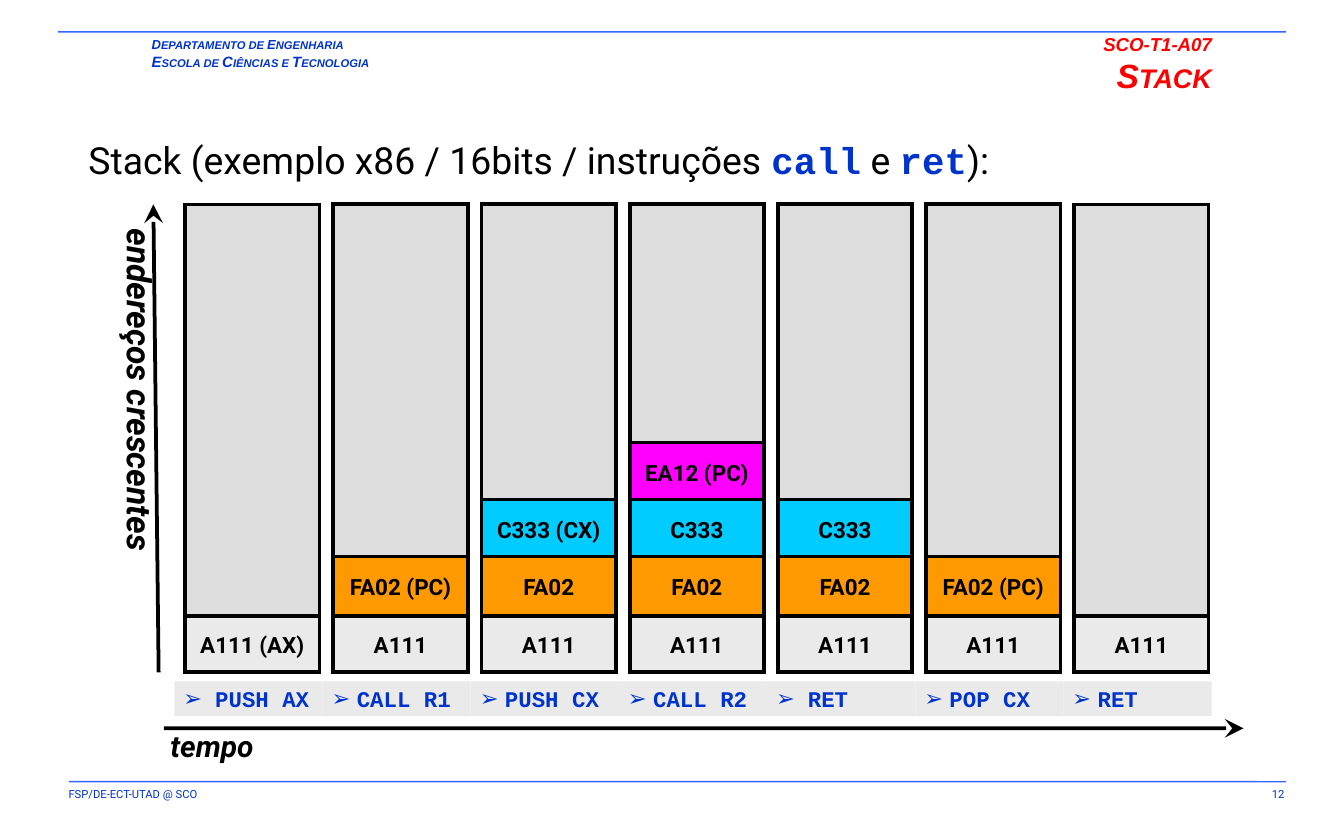
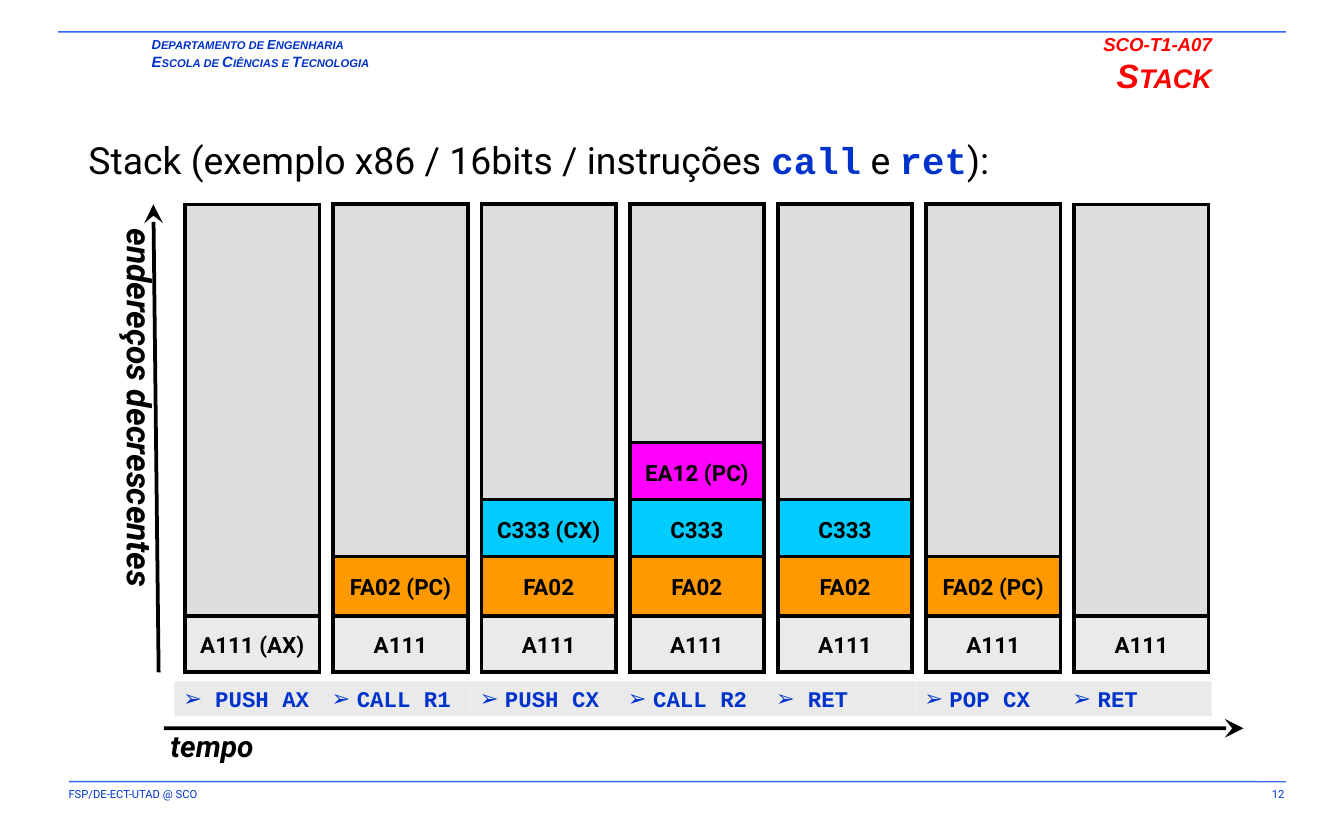
Before and after one commit to fsp864/UTAD-SCO, a slide deck: slide 12 of aulas/t/old/SCO-T1-A07-A08.pptx. Drawn at 1344x840 pixels with LibreOffice and Linux fonts; fonts in the diff are those of the drawing; background and template pictures are left out. Boxes give left, top, right and bottom in pixels: in the first picture for what was removed or moved away, otherwise in the second. Text is boxed around its words. In the diff, an @@ line names an element or a change of style, - is before the commit and + after.

```diff
--- a/aulas/t/old/SCO-T1-A07-A08.pptx
+++ b/aulas/t/old/SCO-T1-A07-A08.pptx
@@ text at box(118, 243, 162, 581): text changed @@
-endereços crescentes
+endereços decrescentes
```
Also in this commit, not shown: 1 other slide changed.
